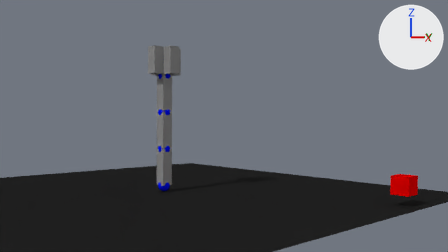
The Blender file blender/manipulator.blend: old version first, new version second.
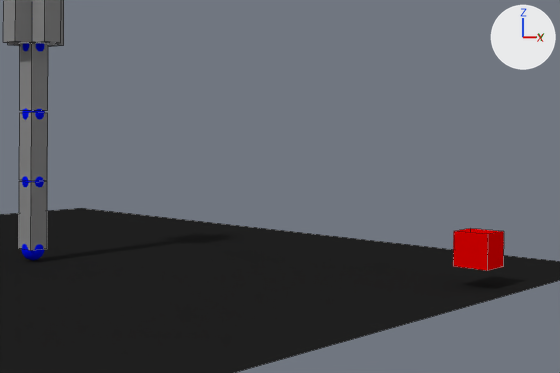
There are two pictures of each version: one from the file's camera 'Camera', one close up on the part from 33% to 100% of the width and 20% to 100% of the height. Every picture has the same lights, and +X, +Y and +Z are marked at upper right. The close-ups show mesh edges as thin lines.

Before the edit, the objects in view are built like this:
```python
me_cube = bpy.data.meshes.new('Cube')
me_cube.from_pydata(...)  # a box spanning x -0.148..0.148, y -0.148..0.148, z 0.002..1.003
me_cube.materials.append(mat_material_003)  # grey #8b8b8b
me_cube_004 = bpy.data.meshes.new('Cube.004')
me_cube_004.from_pydata(...)  # a box spanning x 0.153..0.45, y -0.148..0.148, z 0.041..0.777
me_cube_004.materials.append(mat_material_003)  # grey #8b8b8b
me_cube_007 = bpy.data.meshes.new('Cube.007')
me_cube_007.from_pydata(...)  # a box spanning x -0.225..0.225, y -0.225..0.225, z -0.225..0.225
me_cube_007.materials.append(mat_material_001)  # red #e70000
ob_arm_0 = bpy.data.objects.new('Arm_0', me_cube)
ob_arm_0.location = (0.01, 0.01, 0.19)
ob_finger_0 = bpy.data.objects.new('Finger_0', me_cube_004)
ob_finger_0.location = (0.01, 0.01, 3.19)
ob_targetpoint = bpy.data.objects.new('TargetPoint', me_cube_007)
ob_targetpoint.location = (5.51, 2.92, 0.49)
# also in view: 'Arm_1' at (0.01, 0.01, 1.71); 'Arm_2' at (0.01, 0.01, 2.74); 'Plane' at (0.0, 0.0, 0.0); 'Finger_3' at (0.02, -0.29, 3.6)
```
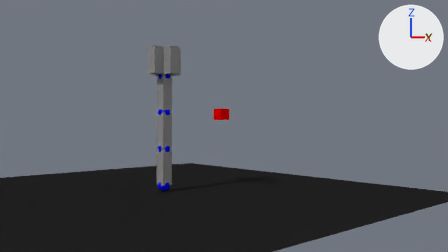
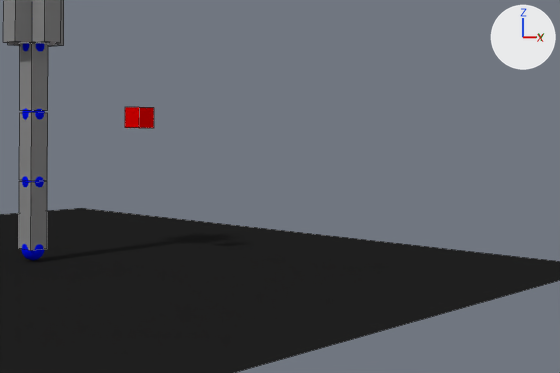
The change, as a diff of the scene's bpy script:
```diff
--- a/blender/manipulator.blend.py
+++ b/blender/manipulator.blend.py
@@ me_cube_007 @@
 me_cube_007.from_pydata(...)  # 8 vertices, 6 faces; spans x -0.225..0.225, y -0.225..0.225, z -0.225..0.225
 # used by ob_targetpoint; location = (5.51, 2.92, 0.49)
+# me_cube_007 part 1: the whole mesh is scaled about its middle by 0.697
 me_cube_007.materials.append(mat_material_001)
@@ ob_targetpoint @@
 ob_targetpoint = bpy.data.objects.new('TargetPoint', me_cube_007)
-ob_targetpoint.location = (5.51, 2.92, 0.49)
+ob_targetpoint.location = (0.81, 1.42, 2.15)
```

Pixel boxes [x1, y1, x2, y2] of what changed, in the close-ups (560 x 373 px):
'TargetPoint', mesh rescaled, moved (42% narrower, 50% shorter): before [453, 228, 504, 271]; after [125, 107, 154, 128]
